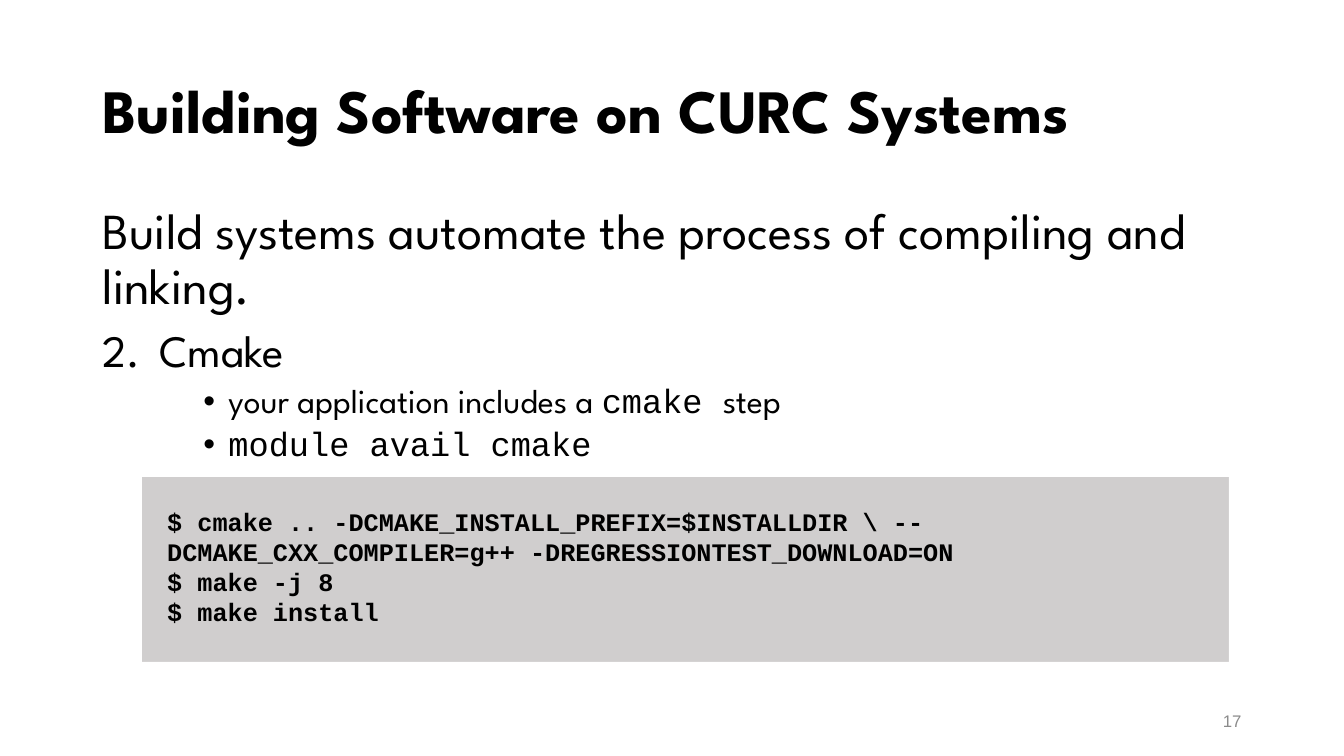
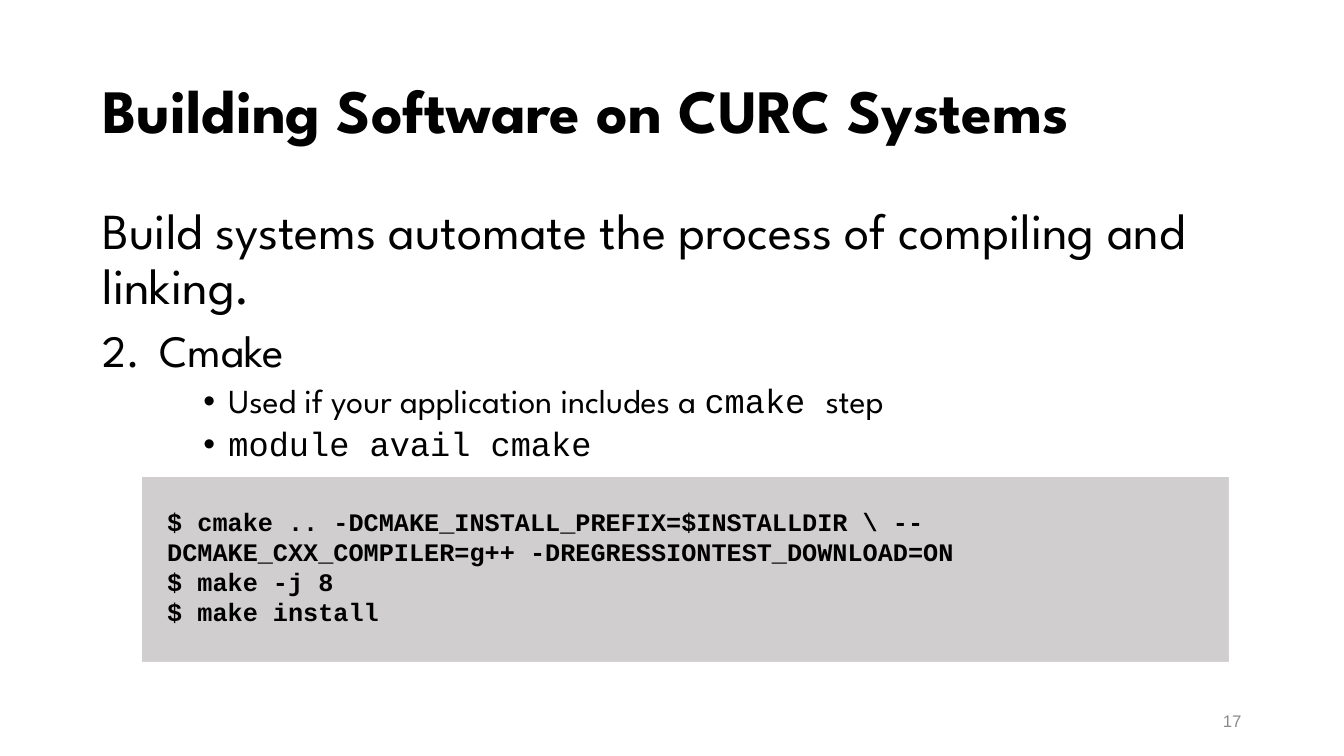
Before and after one commit to mohalkh5/hpc_fundamentals_micro_credential, a slide deck: slide 17 of installing_software/installing_software.pptx. Drawn at 1344x756 pixels with LibreOffice and Linux fonts; fonts in the diff are those of the drawing; background and template pictures are left out. Boxes give left, top, right and bottom in pixels: in the first picture for what was removed or moved away, otherwise in the second. Text is boxed around its words. In the diff, an @@ line names an element or a change of style, - is before the commit and + after.

```diff
--- a/installing_software/installing_software.pptx
+++ b/installing_software/installing_software.pptx
@@ text at box(228, 389, 884, 420): text changed @@
-    • your application includes a cmake step
+    • Used if your application includes a cmake step
```
Also in this commit, not shown: 28 other slides changed, 1 other file.
